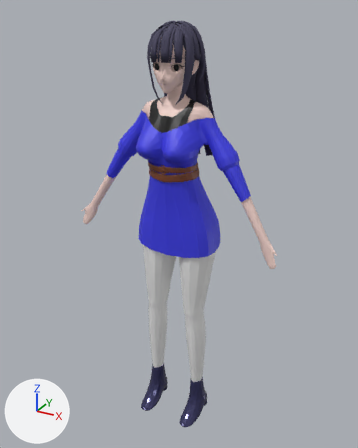
Renders of the FBX model Assets/Models/yiyiyiyi.fbx from each side of a commit.
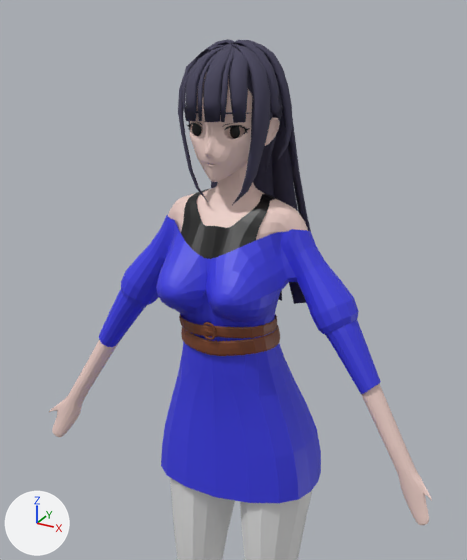
The first picture shows the older version from a 50 mm lens placed at (7.17, -12.89, 13.04), pointed at (-0.06, 0.26, 6.46). The close-ups show both versions on the part from 16% to 82% of the width and 0% to 64% of the height of that picture; other places that the commit changed are outside them. The lights are fixed; the arrows at lower left show +X, +Y and +Z. Where no turn or scale is listed for an object, it has been applied to the vertices.

Objects in the first close-up: 'belt', 'body.001', 'bra', 'stocking'.
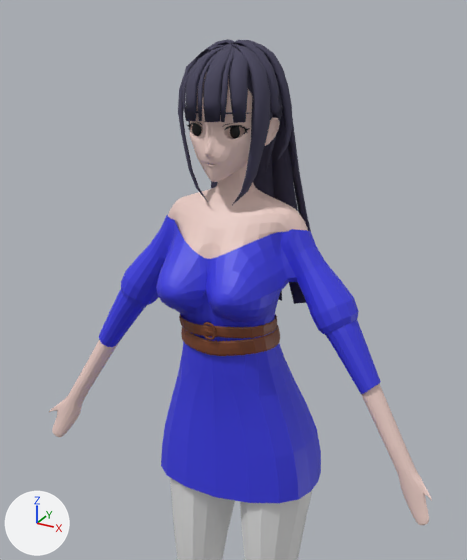
Diff of the bpy script that builds the scene:
```diff
--- a/Assets/Models/yiyiyiyi.fbx.py
+++ b/Assets/Models/yiyiyiyi.fbx.py
@@ ob_bra @@
-ob_bra = bpy.data.objects.new('bra', me_圓形_002)
-ob_bra.location = (0.0, -0.68, 11.06)
```

Changed parts and their boxes [x1, y1, x2, y2] in the close-ups (467 x 560 px):
'bra', deleted: before [181, 189, 278, 259]
